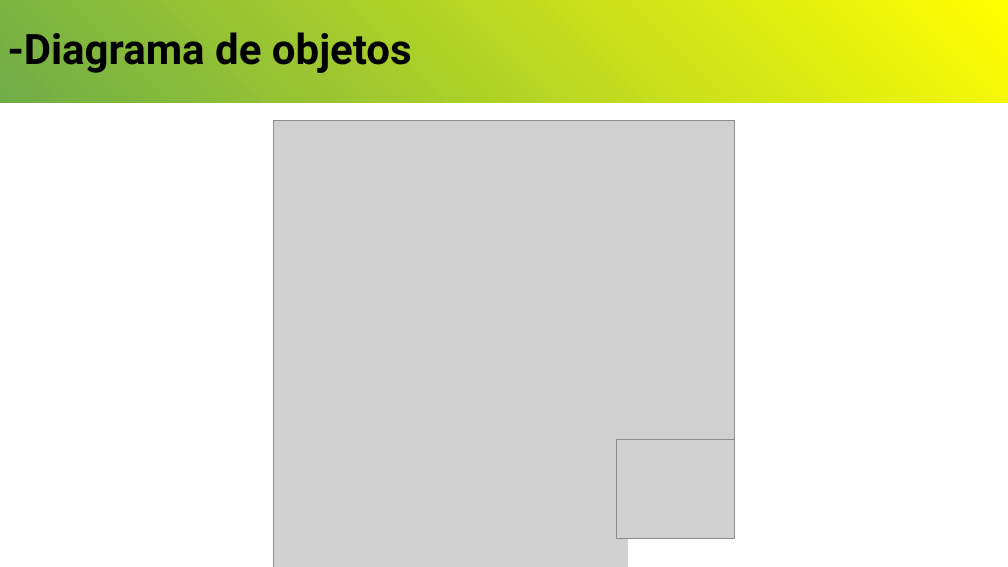
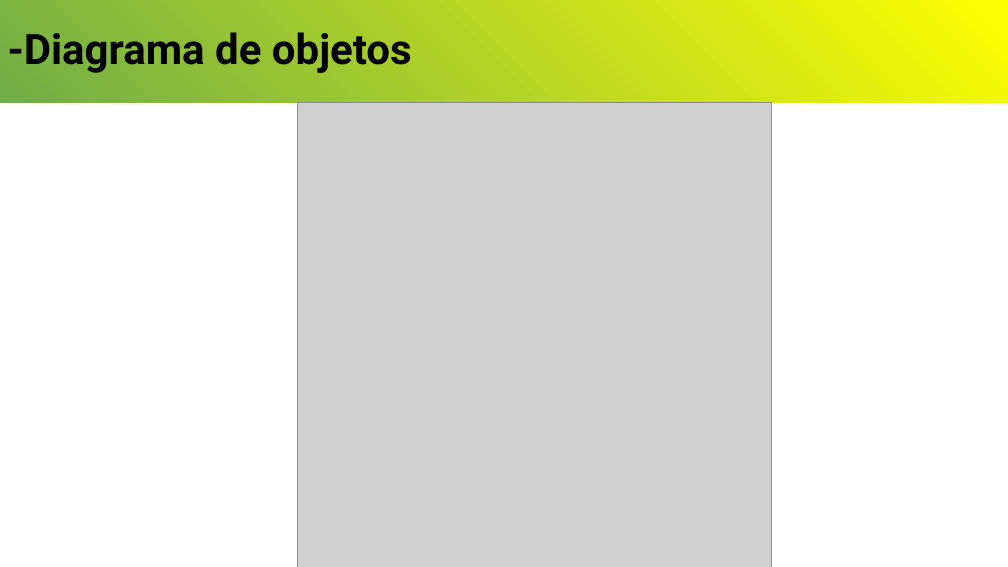
Before and after one commit to PedroAP2/Projeto-EngenhariaDaComputacao, a slide deck: slide 3 of DirectBras_ClassesObj.pptx. Drawn at 1008x567 pixels with LibreOffice and Linux fonts; fonts in the diff are those of the drawing; grey boxes stand for pictures. Boxes give left, top, right and bottom in pixels: in the first picture for what was removed or moved away, otherwise in the second. Text is boxed around its words. In the diff, an @@ line names an element or a change of style, - is before the commit and + after.

```diff
--- a/DirectBras_ClassesObj.pptx
+++ b/DirectBras_ClassesObj.pptx
@@ picture: place and size @@
-picture at (274,120,734,567)
+picture at (297,103,771,567)
@@ picture removed at (617,439,734,538) @@
@@ rectangle removed at (628,499,775,567) @@
```
Also in this commit, not shown: 1 other slide changed.
